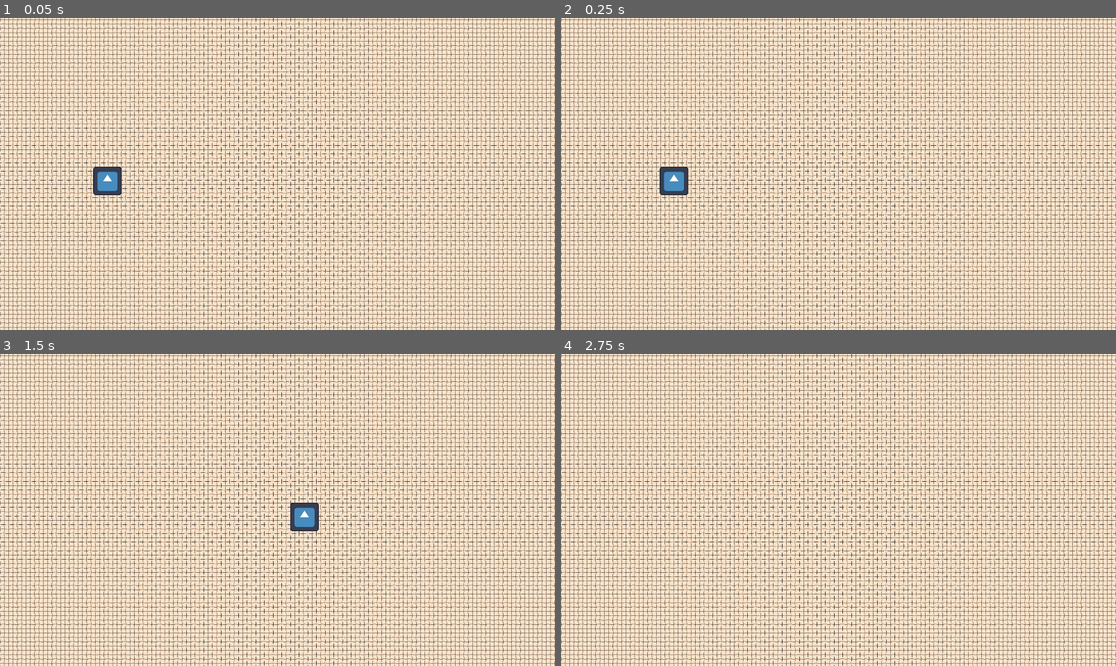
Above: before the commit, frames 1-4 (two rows, left to right).
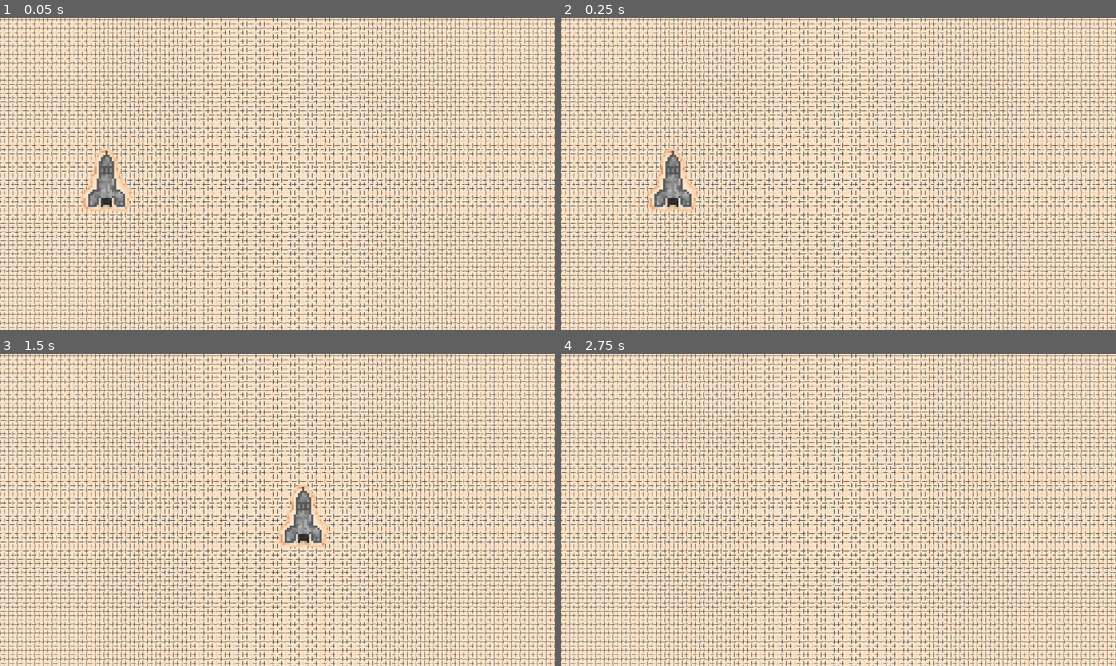
Above: after the commit, the same moments.

Repository: surgura/gamejam_tom_aart_jack_25_11_19
Game: Godot game, scene res://Main.tscn
Same seed, same stepped clock (60 frames per second), same inputs: the game is played once before the commit and once after it. The engine's default icon, where the game draws it, is replaced by a stand-in: a white triangle on a blue panel in a dark square.
Inputs:
- Up to frame 1 (0.05 s): no input
- Up to frame 2 (0.25 s): no input
- Up to frame 3 (1.5 s): no input
- Up to frame 4 (2.75 s): no input

The runs differ from the first frame. In frame 1, 17% of the frame differs, in the area x 0-100%, y 0-100%; in frame 2, 17%; in frame 3, 17%; in frame 4, 16%.

Commit message:
raket bestaat

Diff:
--- a/Ship.tscn
+++ b/Ship.tscn
@@ -1,14 +1,13 @@
-[gd_scene load_steps=4 format=3 uid="uid://cx2eodl41gxm6"]
+[gd_scene load_steps=4 format=3 uid="uid://lpgtwlgx3xh8"]
 
-[ext_resource type="Script" uid="uid://bmgfwkvt7ijoy" path="res://FloatingObject.gd" id="1_h40nn"]
-[ext_resource type="Texture2D" uid="uid://b33akoxejevr0" path="res://icon.svg" id="1_xljvd"]
+[ext_resource type="Script" path="res://FloatingObject.gd" id="1_h40nn"]
+[ext_resource type="Texture2D" uid="uid://6i3iu3mjjg3y" path="res://assets/rocket.png" id="2_h40nn"]
 
 [sub_resource type="CircleShape2D" id="CircleShape2D_h40nn"]
 
 [node name="Ship" type="Node2D"]
 scale = Vector2(5, 5)
 script = ExtResource("1_h40nn")
-metadata/_custom_type_script = "uid://bmgfwkvt7ijoy"
 
 [node name="Area2D" type="Area2D" parent="."]
 
@@ -18,5 +17,5 @@
 
 [node name="Sprite2D" type="Sprite2D" parent="."]
 position = Vector2(-1.192093e-07, 1.192093e-07)
-scale = Vector2(0.15625001, 0.15625001)
-texture = ExtResource("1_xljvd")
+scale = Vector2(1.5, 1.5)
+texture = ExtResource("2_h40nn")
--- a/project.godot
+++ b/project.godot
@@ -21,3 +21,7 @@
 window/size/viewport_height=1080
 window/size/mode=2
 window/size/borderless=true
+
+[rendering]
+
+textures/canvas_textures/default_texture_filter=0
Binary file added: assets/rocket.png
Not shown, added: assets/rocket.png.import
